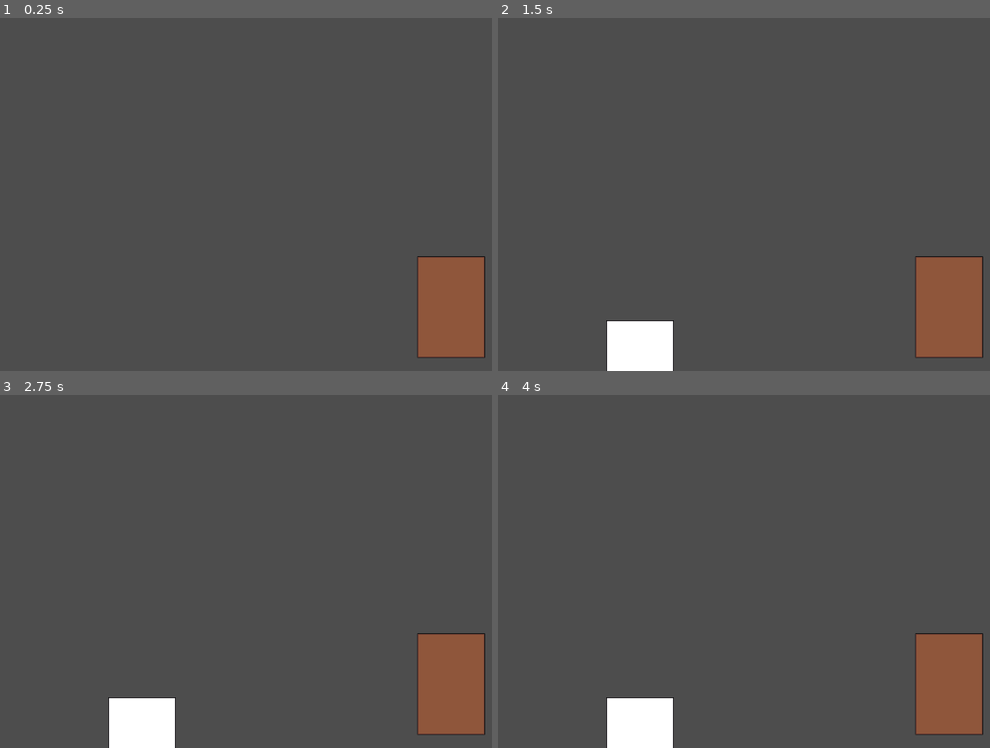
Above: before the commit, frames 1-4 (two rows, left to right).
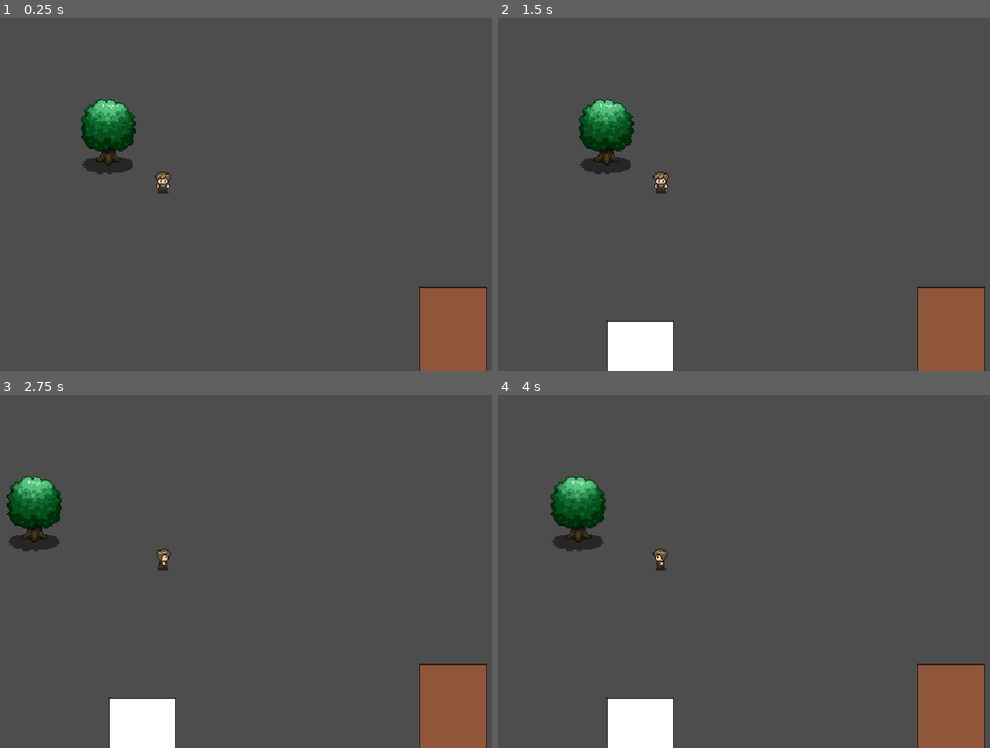
Above: after the commit, the same moments.

Repository: HaywardMorihara/2023-action-card-game-prototype
Game: Godot game, scene res://main.tscn
The game is run twice, just before and just after one commit, with the same random seed, the same clock (stepped at 60 frames per second) and the same inputs.
Inputs (mouse positions are in pixels of both pictures, inside the frame that each line leads up to):
- Up to frame 1 (0.25 s): no input
- Up to frame 2 (1.5 s): tap Enter at 0.5 s; drag from (950, 307) to (729, 95) at 0.52 s; tap Space at 1.25 s; drag from (527, 201) to (950, 307) at 1.27 s
- Up to frame 3 (2.75 s): tap Enter at 2 s; move the mouse to (231, 472) at 2.02 s; press the mouse at (231, 472) at 2.03 s; hold D (move_right, bound only after the commit) from 2.03 s (still down)
- Up to frame 4 (4 s): release D (move_right, bound only after the commit) at 2.75 s; release the mouse at (729, 472) at 2.75 s; drag from (625, 635) to (outside the picture) at 2.77 s; tap Space at 3.5 s; move the mouse to (862, 613) at 3.52 s; press the mouse at (862, 613) at 3.53 s; hold Left (move_left, bound only after the commit) from 3.53 s (still down)

The runs differ from the first frame. In frame 1, 4.0% of the frame differs, in the area x 16-99%, y 22-100%; in frame 2, 4.1%; in frame 3, 4.1%; in frame 4, 4.1%, in the area x 10-99%, y 22-100%.

Commit message:
Introduce Player into the World

Diff:
--- a/main.tscn
+++ b/main.tscn
@@ -1,22 +1,37 @@
-[gd_scene load_steps=5 format=3 uid="uid://cai4ppl0aou0r"]
+[gd_scene load_steps=7 format=3 uid="uid://cai4ppl0aou0r"]
 
 [ext_resource type="Script" path="res://Main.gd" id="1_i30q2"]
 [ext_resource type="PackedScene" uid="uid://dikl6yqyjpknd" path="res://action_card_game_library/Deck.tscn" id="1_og2kh"]
 [ext_resource type="PackedScene" uid="uid://chy24xce4urq0" path="res://action_card_game_library/Hand.tscn" id="2_gb8ka"]
+[ext_resource type="PackedScene" uid="uid://d14u0khtguyid" path="res://world/objects/Tree1.tscn" id="2_rt11a"]
+[ext_resource type="PackedScene" uid="uid://cmjtup4qxnl38" path="res://player/Player.tscn" id="3_8hxhk"]
 [ext_resource type="Script" path="res://action_card_game_library_impl/CardEffectHandler.gd" id="4_l3ca5"]
 
 [node name="Main" type="Node2D"]
 script = ExtResource("1_i30q2")
 
-[node name="Deck" parent="." instance=ExtResource("1_og2kh")]
+[node name="World" type="Node2D" parent="."]
+y_sort_enabled = true
 
-[node name="Hand" parent="." instance=ExtResource("2_gb8ka")]
+[node name="Tree1" parent="World" instance=ExtResource("2_rt11a")]
+position = Vector2(242, 140)
+
+[node name="Player" parent="World" instance=ExtResource("3_8hxhk")]
+position = Vector2(294, 181)
+motion_mode = 1
+
+[node name="Cards" type="CanvasLayer" parent="."]
+scale = Vector2(0.5, 0.5)
+transform = Transform2D(0.5, 0, 0, 0.5, 0, 0)
+
+[node name="Deck" parent="Cards" instance=ExtResource("1_og2kh")]
+position = Vector2(1188, 656)
+
+[node name="Hand" parent="Cards" instance=ExtResource("2_gb8ka")]
 
 [node name="CardEffectHandler" type="Node2D" parent="."]
 script = ExtResource("4_l3ca5")
 
-[node name="World" type="Node2D" parent="."]
-
-[connection signal="card_drawn" from="Deck" to="Hand" method="_on_deck_card_drawn"]
-[connection signal="input_event" from="Deck" to="Deck" method="_on_input_event"]
-[connection signal="card_played" from="Hand" to="CardEffectHandler" method="_on_hand_card_played"]
+[connection signal="card_drawn" from="Cards/Deck" to="Cards/Hand" method="_on_deck_card_drawn"]
+[connection signal="input_event" from="Cards/Deck" to="Cards/Deck" method="_on_input_event"]
+[connection signal="card_played" from="Cards/Hand" to="CardEffectHandler" method="_on_hand_card_played"]
--- /dev/null
+++ b/player/Player.gd
@@ -0,0 +1,31 @@
+extends CharacterBody2D
+
+@export var speed = 100
+
+@onready var animation = get_node("AnimatedSprite2D")
+
+func _physics_process(delta):
+	velocity = _get_input_direction() * speed
+	move_and_slide()
+	_animate()
+
+
+func _get_input_direction() -> Vector2:
+	# Auto-normalized
+	return Input.get_vector("move_left", "move_right", "move_up", "move_down")
+
+
+func _animate():
+	if velocity.is_zero_approx():
+		animation.play("idle")
+	else:
+		if abs(velocity.x) > abs(velocity.y):
+			if velocity.x > 0:
+				animation.play("walk_right")
+			else:
+				animation.play("walk_left")
+		else:
+			if velocity.y > 0:
+				animation.play("walk_down")
+			else:
+				animation.play("walk_up")
--- /dev/null
+++ b/player/Player.tscn
@@ -0,0 +1,279 @@
+[gd_scene load_steps=39 format=3 uid="uid://cmjtup4qxnl38"]
+
+[ext_resource type="Script" path="res://player/Player.gd" id="1_m6pf8"]
+[ext_resource type="Texture2D" uid="uid://xmhtfl05xtcd" path="res://assets/peaceful_pixels_chapter00/Character_Animations/character00_spritesheet-Sheet1x82.png" id="2_msstl"]
+[ext_resource type="Texture2D" uid="uid://dfl1afxxyu13j" path="res://assets/peaceful_pixels_chapter00/Character_Animations/character00_spritesheet.png" id="3_dbk67"]
+
+[sub_resource type="CapsuleShape2D" id="CapsuleShape2D_ry8g2"]
+
+[sub_resource type="AtlasTexture" id="AtlasTexture_wvrvw"]
+atlas = ExtResource("2_msstl")
+region = Rect2(0, 0, 40, 26)
+
+[sub_resource type="AtlasTexture" id="AtlasTexture_ap76k"]
+atlas = ExtResource("3_dbk67")
+region = Rect2(160, 0, 40, 26)
+
+[sub_resource type="AtlasTexture" id="AtlasTexture_upubd"]
+atlas = ExtResource("3_dbk67")
+region = Rect2(200, 0, 40, 26)
+
+[sub_resource type="AtlasTexture" id="AtlasTexture_es45w"]
+atlas = ExtResource("3_dbk67")
+region = Rect2(240, 0, 40, 26)
+
+[sub_resource type="AtlasTexture" id="AtlasTexture_1ece0"]
+atlas = ExtResource("3_dbk67")
+region = Rect2(280, 0, 40, 26)
+
+[sub_resource type="AtlasTexture" id="AtlasTexture_so5ux"]
+atlas = ExtResource("3_dbk67")
+region = Rect2(0, 26, 40, 26)
+
+[sub_resource type="AtlasTexture" id="AtlasTexture_0jpjn"]
+atlas = ExtResource("3_dbk67")
+region = Rect2(40, 26, 40, 26)
+
+[sub_resource type="AtlasTexture" id="AtlasTexture_8yfof"]
+atlas = ExtResource("3_dbk67")
+region = Rect2(80, 26, 40, 26)
+
+[sub_resource type="AtlasTexture" id="AtlasTexture_lovkr"]
+atlas = ExtResource("3_dbk67")
+region = Rect2(120, 26, 40, 26)
+
+[sub_resource type="AtlasTexture" id="AtlasTexture_ywjhm"]
+atlas = ExtResource("3_dbk67")
+region = Rect2(160, 26, 40, 26)
+
+[sub_resource type="AtlasTexture" id="AtlasTexture_cmlyw"]
+atlas = ExtResource("3_dbk67")
+region = Rect2(200, 26, 40, 26)
+
+[sub_resource type="AtlasTexture" id="AtlasTexture_gv8dm"]
+atlas = ExtResource("3_dbk67")
+region = Rect2(240, 26, 40, 26)
+
+[sub_resource type="AtlasTexture" id="AtlasTexture_wc510"]
+atlas = ExtResource("3_dbk67")
+region = Rect2(280, 26, 40, 26)
+
+[sub_resource type="AtlasTexture" id="AtlasTexture_a2xcq"]
+atlas = ExtResource("3_dbk67")
+region = Rect2(0, 52, 40, 26)
+
+[sub_resource type="AtlasTexture" id="AtlasTexture_snpxn"]
+atlas = ExtResource("3_dbk67")
+region = Rect2(40, 52, 40, 26)
+
+[sub_resource type="AtlasTexture" id="AtlasTexture_ljiwd"]
+atlas = ExtResource("3_dbk67")
+region = Rect2(80, 52, 40, 26)
+
+[sub_resource type="AtlasTexture" id="AtlasTexture_1kyic"]
+atlas = ExtResource("3_dbk67")
+region = Rect2(120, 52, 40, 26)
+
+[sub_resource type="AtlasTexture" id="AtlasTexture_dp17v"]
+atlas = ExtResource("3_dbk67")
+region = Rect2(160, 52, 40, 26)
+
+[sub_resource type="AtlasTexture" id="AtlasTexture_dcxqs"]
+atlas = ExtResource("3_dbk67")
+region = Rect2(200, 52, 40, 26)
+
+[sub_resource type="AtlasTexture" id="AtlasTexture_djrof"]
+atlas = ExtResource("3_dbk67")
+region = Rect2(240, 52, 40, 26)
+
+[sub_resource type="AtlasTexture" id="AtlasTexture_ue6la"]
+atlas = ExtResource("3_dbk67")
+region = Rect2(280, 52, 40, 26)
+
+[sub_resource type="AtlasTexture" id="AtlasTexture_wrvq6"]
+atlas = ExtResource("3_dbk67")
+region = Rect2(0, 78, 40, 26)
+
+[sub_resource type="AtlasTexture" id="AtlasTexture_bwhjv"]
+atlas = ExtResource("3_dbk67")
+region = Rect2(40, 78, 40, 26)
+
+[sub_resource type="AtlasTexture" id="AtlasTexture_ha6ik"]
+atlas = ExtResource("3_dbk67")
+region = Rect2(80, 78, 40, 26)
+
+[sub_resource type="AtlasTexture" id="AtlasTexture_aqkws"]
+atlas = ExtResource("3_dbk67")
+region = Rect2(120, 78, 40, 26)
+
+[sub_resource type="AtlasTexture" id="AtlasTexture_yhtko"]
+atlas = ExtResource("3_dbk67")
+region = Rect2(160, 78, 40, 26)
+
+[sub_resource type="AtlasTexture" id="AtlasTexture_3hsda"]
+atlas = ExtResource("3_dbk67")
+region = Rect2(200, 78, 40, 26)
+
+[sub_resource type="AtlasTexture" id="AtlasTexture_8k4u5"]
+atlas = ExtResource("3_dbk67")
+region = Rect2(240, 78, 40, 26)
+
+[sub_resource type="AtlasTexture" id="AtlasTexture_stpns"]
+atlas = ExtResource("3_dbk67")
+region = Rect2(280, 78, 40, 26)
+
+[sub_resource type="AtlasTexture" id="AtlasTexture_n7qqb"]
+atlas = ExtResource("3_dbk67")
+region = Rect2(0, 104, 40, 26)
+
+[sub_resource type="AtlasTexture" id="AtlasTexture_cac02"]
+atlas = ExtResource("3_dbk67")
+region = Rect2(40, 104, 40, 26)
+
+[sub_resource type="AtlasTexture" id="AtlasTexture_jnwt1"]
+atlas = ExtResource("3_dbk67")
+region = Rect2(80, 104, 40, 26)
+
+[sub_resource type="AtlasTexture" id="AtlasTexture_okvmq"]
+atlas = ExtResource("3_dbk67")
+region = Rect2(120, 104, 40, 26)
+
+[sub_resource type="SpriteFrames" id="SpriteFrames_lc86g"]
+animations = [{
+"frames": [{
+"duration": 1.0,
+"texture": SubResource("AtlasTexture_wvrvw")
+}],
+"loop": true,
+"name": &"idle",
+"speed": 5.0
+}, {
+"frames": [{
+"duration": 1.0,
+"texture": SubResource("AtlasTexture_ap76k")
+}, {
+"duration": 1.0,
+"texture": SubResource("AtlasTexture_upubd")
+}, {
+"duration": 1.0,
+"texture": SubResource("AtlasTexture_es45w")
+}, {
+"duration": 1.0,
+"texture": SubResource("AtlasTexture_1ece0")
+}, {
+"duration": 1.0,
+"texture": SubResource("AtlasTexture_so5ux")
+}, {
+"duration": 1.0,
+"texture": SubResource("AtlasTexture_0jpjn")
+}, {
+"duration": 1.0,
+"texture": SubResource("AtlasTexture_8yfof")
+}, {
+"duration": 1.0,
+"texture": SubResource("AtlasTexture_lovkr")
+}],
+"loop": true,
+"name": &"walk_down",
+"speed": 20.0
+}, {
+"frames": [{
+"duration": 1.0,
+"texture": SubResource("AtlasTexture_ywjhm")
+}, {
+"duration": 1.0,
+"texture": SubResource("AtlasTexture_cmlyw")
+}, {
+"duration": 1.0,
+"texture": SubResource("AtlasTexture_gv8dm")
+}, {
+"duration": 1.0,
+"texture": SubResource("AtlasTexture_wc510")
+}, {
+"duration": 1.0,
+"texture": SubResource("AtlasTexture_a2xcq")
+}, {
+"duration": 1.0,
+"texture": SubResource("AtlasTexture_snpxn")
+}, {
+"duration": 1.0,
+"texture": SubResource("AtlasTexture_ljiwd")
+}, {
+"duration": 1.0,
+"texture": SubResource("AtlasTexture_1kyic")
+}],
+"loop": true,
+"name": &"walk_left",
+"speed": 20.0
+}, {
+"frames": [{
+"duration": 1.0,
+"texture": SubResource("AtlasTexture_dp17v")
+}, {
+"duration": 1.0,
+"texture": SubResource("AtlasTexture_dcxqs")
+}, {
+"duration": 1.0,
+"texture": SubResource("AtlasTexture_djrof")
+}, {
+"duration": 1.0,
+"texture": SubResource("AtlasTexture_ue6la")
+}, {
+"duration": 1.0,
+"texture": SubResource("AtlasTexture_wrvq6")
+}, {
+"duration": 1.0,
+"texture": SubResource("AtlasTexture_bwhjv")
+}, {
+"duration": 1.0,
+"texture": SubResource("AtlasTexture_ha6ik")
+}, {
+"duration": 1.0,
+"texture": SubResource("AtlasTexture_aqkws")
+}],
+"loop": true,
+"name": &"walk_right",
+"speed": 20.0
+}, {
+"frames": [{
+"duration": 1.0,
+"texture": SubResource("AtlasTexture_yhtko")
+}, {
+"duration": 1.0,
+"texture": SubResource("AtlasTexture_3hsda")
+}, {
+"duration": 1.0,
+"texture": SubResource("AtlasTexture_8k4u5")
+}, {
+"duration": 1.0,
+"texture": SubResource("AtlasTexture_stpns")
+}, {
+"duration": 1.0,
+"texture": SubResource("AtlasTexture_n7qqb")
+}, {
+"duration": 1.0,
+"texture": SubResource("AtlasTexture_cac02")
+}, {
+"duration": 1.0,
+"texture": SubResource("AtlasTexture_jnwt1")
+}, {
+"duration": 1.0,
+"texture": SubResource("AtlasTexture_okvmq")
+}],
+"loop": true,
+"name": &"walk_up",
+"speed": 20.0
+}]
+
+[node name="Player" type="CharacterBody2D"]
+script = ExtResource("1_m6pf8")
+
+[node name="CollisionShape2D" type="CollisionShape2D" parent="."]
+shape = SubResource("CapsuleShape2D_ry8g2")
+
+[node name="AnimatedSprite2D" type="AnimatedSprite2D" parent="."]
+sprite_frames = SubResource("SpriteFrames_lc86g")
+animation = &"walk_right"
+autoplay = "idle"
+
+[node name="Camera2D" type="Camera2D" parent="."]
--- a/project.godot
+++ b/project.godot
@@ -21,8 +21,11 @@
 
 [display]
 
-window/size/viewport_width=1280
-window/size/viewport_height=720
+window/size/viewport_width=640
+window/size/viewport_height=360
+window/size/window_width_override=1280
+window/size/window_height_override=720
+window/stretch/mode="viewport"
 
 [input]
 
@@ -36,6 +39,30 @@
 "events": [Object(InputEventMouseButton,"resource_local_to_scene":false,"resource_name":"","device":-1,"window_id":0,"a …(236 unchanged characters)…
 ]
 }
+move_left={
+"deadzone": 0.5,
+"events": [null, Object(InputEventKey,"resource_local_to_scene":false,"resource_name":"","device":-1,"window_id":0,"alt_pressed":false,"shift_pressed":false,"ctrl_pressed":false,"meta_pressed":false,"pressed":false,"keycode":0,"physical_keycode":4194319,"key_label":0,"unicode":0,"echo":false,"script":null)
+, Object(InputEventKey,"resource_local_to_scene":false,"resource_name":"","device":-1,"window_id":0,"alt_pressed":false,"shift_pressed":false,"ctrl_pressed":false,"meta_pressed":false,"pressed":false,"keycode":0,"physical_keycode":65,"key_label":0,"unicode":97,"echo":false,"script":null)
+]
+}
+move_right={
+"deadzone": 0.5,
+"events": [Object(InputEventKey,"resource_local_to_scene":false,"resource_name":"","device":-1,"window_id":0,"alt_pressed":false,"shift_pressed":false,"ctrl_pressed":false,"meta_pressed":false,"pressed":false,"keycode":0,"physical_keycode":68,"key_label":0,"unicode":100,"echo":false,"script":null)
+, Object(InputEventKey,"resource_local_to_scene":false,"resource_name":"","device":-1,"window_id":0,"alt_pressed":false,"shift_pressed":false,"ctrl_pressed":false,"meta_pressed":false,"pressed":false,"keycode":0,"physical_keycode":4194321,"key_label":0,"unicode":0,"echo":false,"script":null)
+]
+}
+move_up={
+"deadzone": 0.5,
+"events": [Object(InputEventKey,"resource_local_to_scene":false,"resource_name":"","device":-1,"window_id":0,"alt_pressed":false,"shift_pressed":false,"ctrl_pressed":false,"meta_pressed":false,"pressed":false,"keycode":0,"physical_keycode":87,"key_label":0,"unicode":119,"echo":false,"script":null)
+, Object(InputEventKey,"resource_local_to_scene":false,"resource_name":"","device":-1,"window_id":0,"alt_pressed":false,"shift_pressed":false,"ctrl_pressed":false,"meta_pressed":false,"pressed":false,"keycode":0,"physical_keycode":4194320,"key_label":0,"unicode":0,"echo":false,"script":null)
+]
+}
+move_down={
+"deadzone": 0.5,
+"events": [Object(InputEventKey,"resource_local_to_scene":false,"resource_name":"","device":-1,"window_id":0,"alt_pressed":false,"shift_pressed":false,"ctrl_pressed":false,"meta_pressed":false,"pressed":false,"keycode":0,"physical_keycode":83,"key_label":0,"unicode":115,"echo":false,"script":null)
+, Object(InputEventKey,"resource_local_to_scene":false,"resource_name":"","device":-1,"window_id":0,"alt_pressed":false,"shift_pressed":false,"ctrl_pressed":false,"meta_pressed":false,"pressed":false,"keycode":0,"physical_keycode":4194322,"key_label":0,"unicode":0,"echo":false,"script":null)
+]
+}
 
 [rendering]
 
--- /dev/null
+++ b/world/objects/Tree1.tscn
@@ -0,0 +1,16 @@
+[gd_scene load_steps=3 format=3 uid="uid://d14u0khtguyid"]
+
+[ext_resource type="Texture2D" uid="uid://bxnvrcm8w023e" path="res://assets/peaceful_pixels_chapter00/assets_and_tiles/tree_1.png" id="1_v8qy0"]
+
+[sub_resource type="CapsuleShape2D" id="CapsuleShape2D_kacro"]
+radius = 14.0
+height = 44.0
+
+[node name="Tree1" type="StaticBody2D"]
+
+[node name="Sprite2D" type="Sprite2D" parent="."]
+texture = ExtResource("1_v8qy0")
+
+[node name="CollisionShape2D" type="CollisionShape2D" parent="."]
+rotation = 1.5708
+shape = SubResource("CapsuleShape2D_kacro")
Not shown, added: assets/peaceful_pixels_chapter00/Character_Animations/character00_spritesheet-Sheet1x82.png.import
Not shown, added: assets/peaceful_pixels_chapter00/Character_Animations/character00_spritesheet.png.import
Not shown, changed: assets/peaceful_pixels_chapter00/Character_Animations/character_spritesheet_info.txt
Not shown, added: assets/peaceful_pixels_chapter00/Character_Animations/slime_spritesheet.png.import
Not shown, added: assets/peaceful_pixels_chapter00/Water_Tiles_Animated/water_animated_all.png.import
Not shown, added: assets/peaceful_pixels_chapter00/Water_Tiles_Animated/water_animated_center.png.import
Not shown, added: assets/peaceful_pixels_chapter00/Water_Tiles_Animated/water_animated_lower_left.png.import
Not shown, added: assets/peaceful_pixels_chapter00/Water_Tiles_Animated/water_animated_lower_middle.png.import
Not shown, added: assets/peaceful_pixels_chapter00/Water_Tiles_Animated/water_animated_lower_right.png.import
Not shown, added: assets/peaceful_pixels_chapter00/Water_Tiles_Animated/water_animated_middle_left.png.import
Not shown, added: assets/peaceful_pixels_chapter00/Water_Tiles_Animated/water_animated_middle_right.png.import
Not shown, added: assets/peaceful_pixels_chapter00/Water_Tiles_Animated/water_animated_top_left.png.import
(and 15 more such lines)
